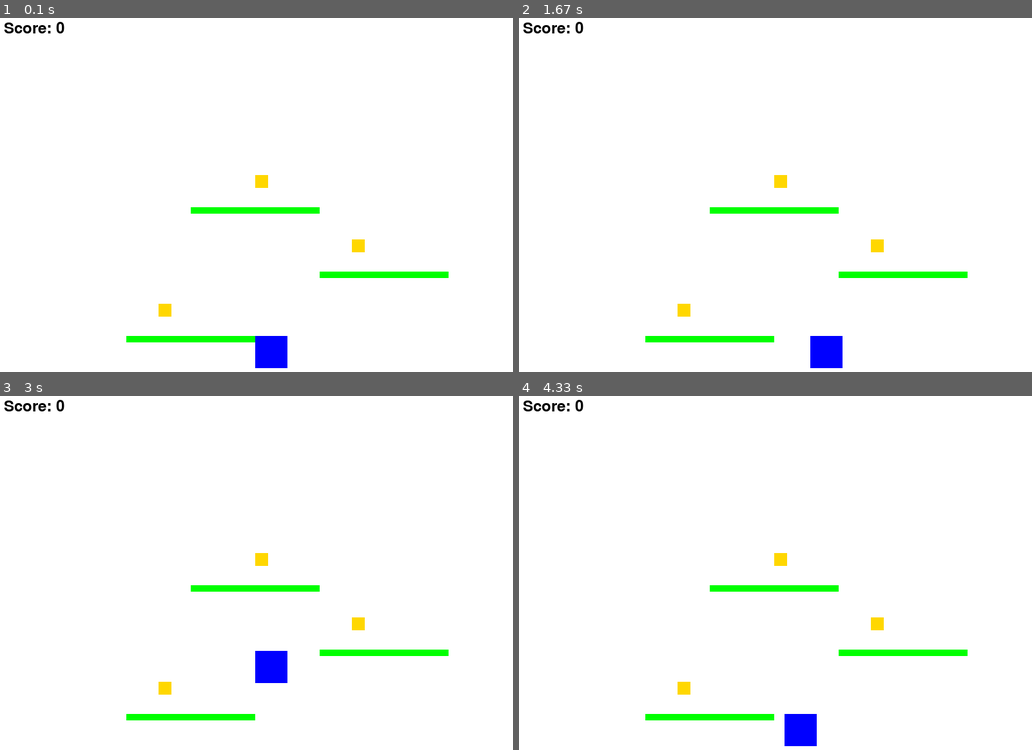
Above: before the commit, frames 1-4 (two rows, left to right).
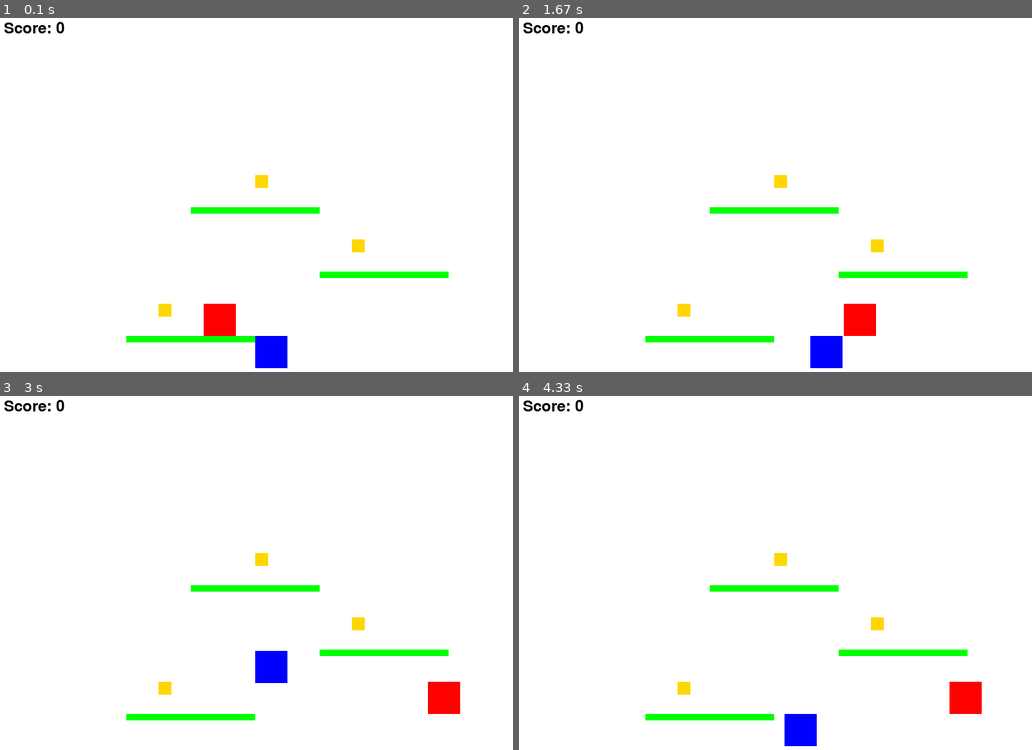
Above: after the commit, the same moments.

Repository: aknim/pygame-2dplatformer
Game: pygame game, started from platformer.py
The game is run twice, just before and just after one commit, with the same random seed, the same clock (stepped at 60 frames per second) and the same inputs.
Inputs:
- Up to frame 1 (0.1 s): no input
- Up to frame 2 (1.67 s): hold Right 0.33-0.8 s; hold Right 1.17-1.63 s
- Up to frame 3 (3 s): hold Left 1.67-2.2 s; hold Left 2.23-2.63 s; hold Up from 2.67 s (still down)
- Up to frame 4 (4.33 s): release Up at 3.03 s; hold Right 3.07-3.7 s; hold Left 3.73-4.2 s; hold Right from 4.23 s (still down)

The runs differ from the first frame. In frame 1, 0.6% of the frame differs, in the area x 39-46%, y 80-90%; in frame 2, 0.6%; in frame 3, 0.6%; in frame 4, 0.6%.

Commit message:
Day2.3 20/2 Added enemy

Diff:
--- a/platformer.py
+++ b/platformer.py
@@ -44,6 +44,10 @@
     pygame.Rect(400, HEIGHT - 350, 20, 20)
 ]
 
+# Enemy settings
+enemy = pygame.Rect(300, HEIGHT - 150, 50, 50)
+enemy_speed = 2
+enemy_direction = 1 # 1 for right, -1 for left
 
 # Game loop
 running = True
@@ -54,7 +58,7 @@
             pygame.quit()
             sys.exit()
 
-    # Movement
+    # Player Movement
     keys = pygame.key.get_pressed() # Get the state of all keys
     if keys[pygame.K_LEFT]:
         player_x -= player_speed
@@ -67,6 +71,11 @@
         player_x = 0
     elif player_x > WIDTH - player_width:
         player_x = WIDTH - player_width
+
+    # Enemy movement
+    enemy.x += enemy_speed * enemy_direction
+    if enemy.x <= 0 or enemy.x >= WIDTH - enemy.width:
+        enemy_direction *= -1 # Reverse direction at screen edges
 
     # Apply gravity
     player_velocity_y += gravity
@@ -92,8 +101,9 @@
             coins.remove(coin) # Remove the coin when collected
             score += 1 # Increment score
 
-
-
+    # Enemy collision with player
+    if player_rect.colliderect(enemy):
+        running = False
 
     # Fill the screen and draw the player
     screen.fill(WHITE)
@@ -110,6 +120,9 @@
     for coin in coins:
         pygame.draw.rect(screen, (255, 215, 0), coin) # Gold color
 
+    # Draw enemy
+    pygame.draw.rect(screen, (255, 0, 0), enemy) # Red color
+
     # Display score
     score_text = font.render(f"Score: {score}", True, (0, 0, 0))
     screen.blit(score_text, (10, 10))
